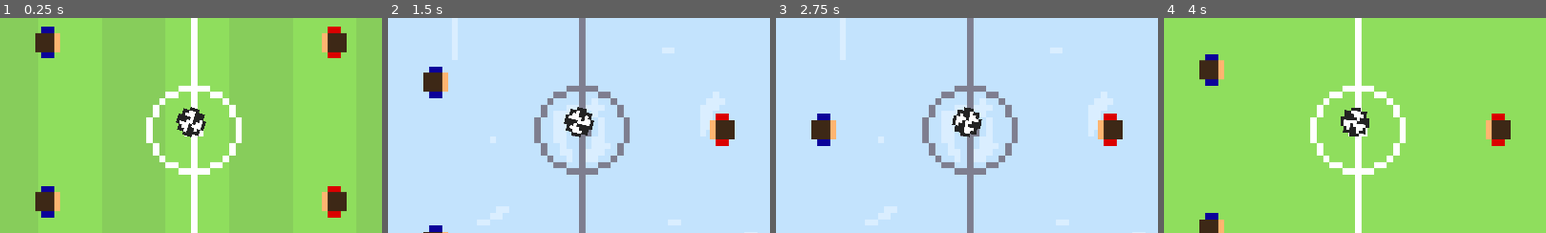
Above: before the commit, frames 1-4 (left to right).
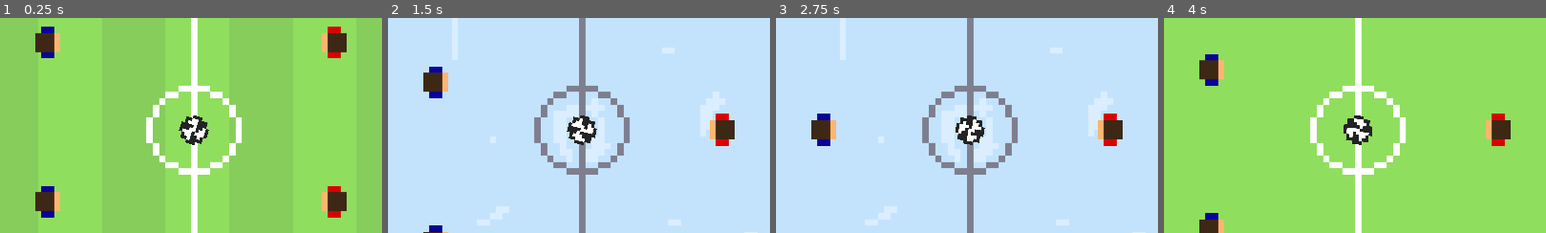
Above: after the commit, the same moments.

Repository: HephaistosForge/Boltzplatz
Game: Godot game, scene res://world.tscn
The game is run twice, just before and just after one commit, with the same random seed, the same clock (stepped at 60 frames per second) and the same inputs. The engine's default icon, where the game draws it, is replaced by a stand-in: a white triangle on a blue panel in a dark square.
Inputs:
- Up to frame 1 (0.25 s): no input
- Up to frame 2 (1.5 s): hold Down (down_player_right) 0.53-1.28 s; tap Space (space) at 0.6 s; hold S (down_player_left) from 1.28 s (still down); tap Alt (alt) at 1.35 s
- Up to frame 3 (2.75 s): tap Space (space) at 1.55, 2.1 s; release S (down_player_left) at 2.03 s; hold Down (down_player_right) from 2.03 s (still down)
- Up to frame 4 (4 s): release Down (down_player_right) at 2.78 s; hold W (up_player_left) 2.78-3.53 s; tap Space (space) at 2.85, 3.8 s; hold S (down_player_left) from 3.53 s (still down); tap Alt (alt) at 3.6 s
The pictures show only the part of the screen within x 25-75%, y 26-76%; the shares and areas given below are measured in that part.

The runs differ from the first frame. In frame 1, 0.8% of the frame differs, in the area x 46-55%, y 41-60%; in frame 2, 0.9%; in frame 3, 0.8%; in frame 4, 0.8%.

Commit message:
Fix Ball centering, Enable better Ball collision detection
- Remove Ball hard coded position

Diff:
--- a/scenes/ball/ball.gd
+++ b/scenes/ball/ball.gd
@@ -45,7 +45,16 @@
 	self.angular_velocity = 0
 
 	_new_position = new_position
+
+	_adjust_position()
+
 	has_position_update = true
+
+
+func _adjust_position() -> void:
+	# Background is not centered perfectly, adjust position
+	_new_position.x += 7.5
+	_new_position.y += 20
 
 
 func _start_moving_after_delay() -> void:
--- a/scenes/ball/ball.tscn
+++ b/scenes/ball/ball.tscn
@@ -8,6 +8,7 @@
 
 [node name="Ball" type="RigidBody2D"]
 physics_material_override = ExtResource("1_477oo")
+continuous_cd = 2
 linear_damp_mode = 1
 angular_damp_mode = 1
 script = ExtResource("1_jep6k")
--- a/world.tscn
+++ b/world.tscn
@@ -21,7 +21,6 @@
 
 [node name="Ball" parent="." instance=ExtResource("1_yirbw")]
 z_index = 1
-position = Vector2(960, 540)
 
 [node name="Camera2D" type="Camera2D" parent="."]
 anchor_mode = 0
